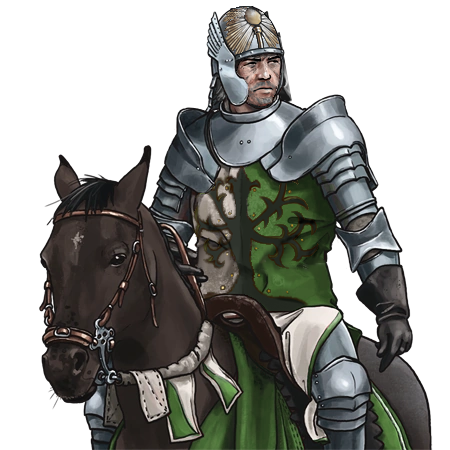
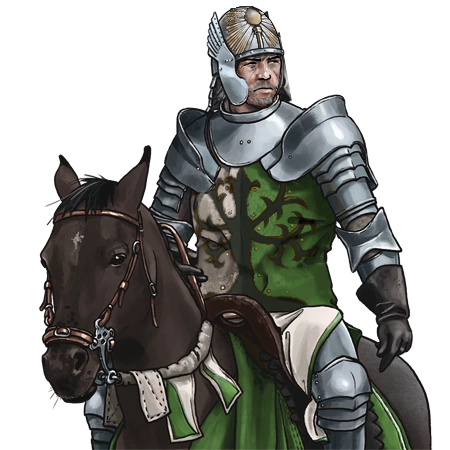
Layer changes from the first (450, 450) image to the second:
painted on "face" over [242, 73, 253, 83]
